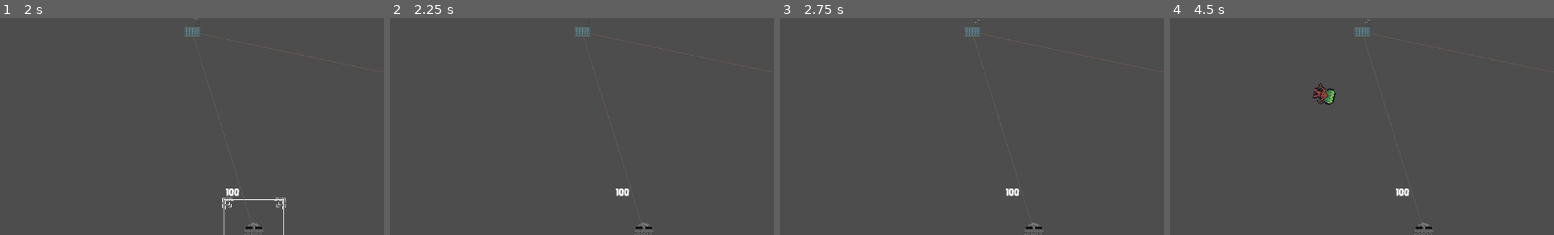
Above: before the commit, frames 1-4 (left to right).
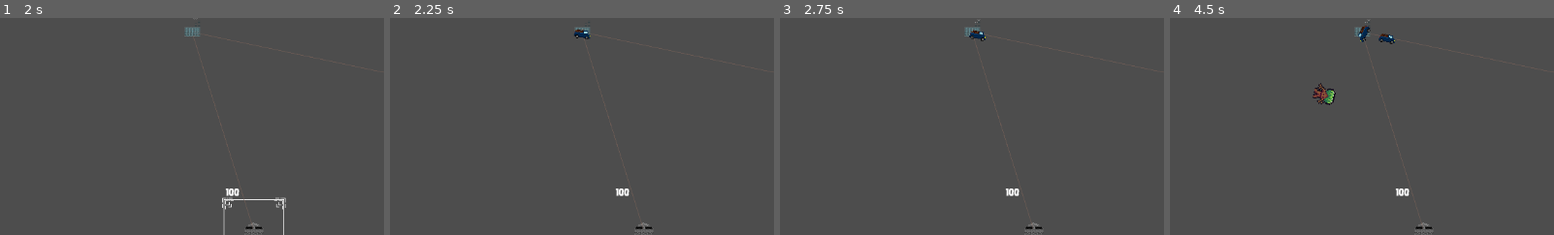
Above: after the commit, the same moments.

Repository: lewis785/ludum-dare-53
Game: Godot game, scene res://scenes/davids_scene.tscn
The game is run twice, just before and just after one commit, with the same random seed, the same clock (stepped at 60 frames per second) and the same inputs. This scene is started directly instead of the project's main scene.
Inputs (mouse positions are % of the whole screen's width and height, from its top left):
- Up to frame 1 (2 s): tap Enter at 0.5 s; move the mouse to (75, 35) at 0.52 s; hold S (camera_down) 0.53-1.28 s; click (75, 35) at 0.67 s; tap Space at 1.25 s; move the mouse to (33, 62) at 1.27 s; tap A (camera_left) at 1.35 s; click (33, 62) at 1.42 s
- Up to frame 2 (2.25 s): tap Enter at 2 s; move the mouse to (60, 28) at 2.02 s; hold D (camera_right) from 2.03 s (still down); click (60, 28) at 2.17 s
- Up to frame 3 (2.75 s): keep holding D (camera_right)
- Up to frame 4 (4.5 s): tap Space at 2.75 s; move the mouse to (45, 70) at 2.77 s; release D (camera_right) at 2.78 s; tap W (camera_up) at 2.85 s; click (45, 70) at 2.92 s; move the mouse to (81, 65) at 3.52 s; hold Q (camera_zoom_in) 3.53-4.28 s; click (81, 65) at 3.67 s; move the mouse to (20, 35) at 4.27 s; tap E (camera_zoom_out) at 4.35 s; click (20, 35) at 4.42 s
The pictures show only the part of the screen within x 0-50%, y 14-63%; the shares and areas given below are measured in that part.

Frame 1 is identical in both runs. In frame 2, 0.1% of the frame differs, in the area x 47-53%, y 5-10%; in frame 3, 0.1%; in frame 4, 0.3%, in the area x 48-59%, y 3-13%.

Commit message:
FIX supply store not increasing stored supplies

Diff:
--- a/scripts/supply_store.gd
+++ b/scripts/supply_store.gd
@@ -7,6 +7,7 @@
 	if (supplies + supply_amount > supply_capacity):
 		supplies = supply_capacity
 		return supplies + supply_amount - supply_capacity
+	supplies += supply_amount
 	return 0
 
 func has_required_supplies(required_supplies: int):
